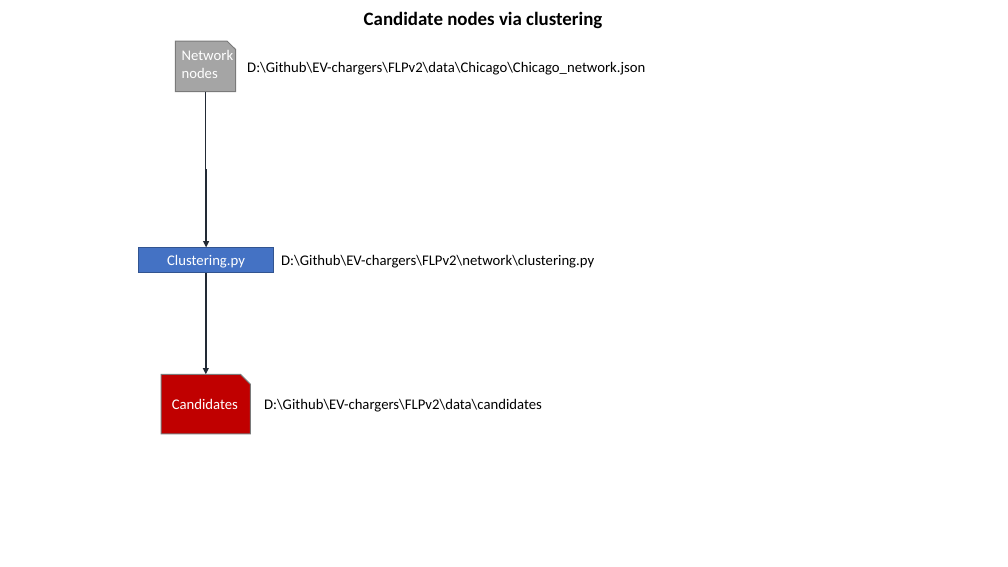
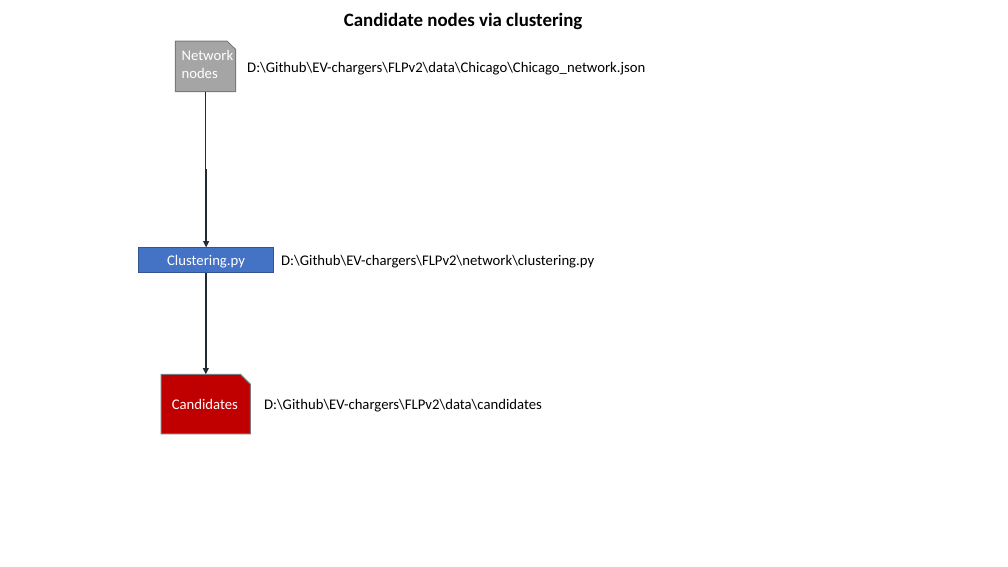
Before and after one commit to lefteran/EV-chargers, a slide deck: slide 2 of FLPv2/implementation flowchart.pptx. Drawn at 1008x567 pixels with LibreOffice and Linux fonts; fonts in the diff are those of the drawing. Boxes give left, top, right and bottom in pixels: in the first picture for what was removed or moved away, otherwise in the second. Text is boxed around its words. In the diff, an @@ line names an element or a change of style, - is before the commit and + after.

```diff
--- a/FLPv2/implementation flowchart.pptx
+++ b/FLPv2/implementation flowchart.pptx
@@ text "Candidate nodes via clustering": place and size @@
-text "Candidate nodes via clustering" at [364,11,602,29]
+text "Candidate nodes via clustering" at [344,12,582,30]
```
Also in this commit, not shown: 3 other slides changed, 3 slides added, 8 other files.
